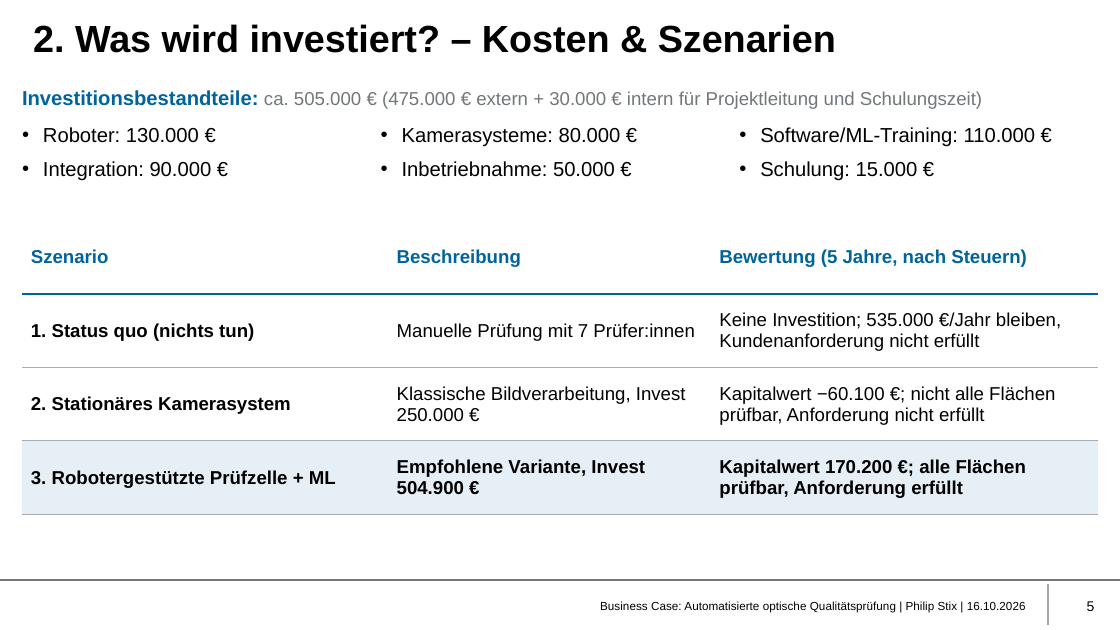
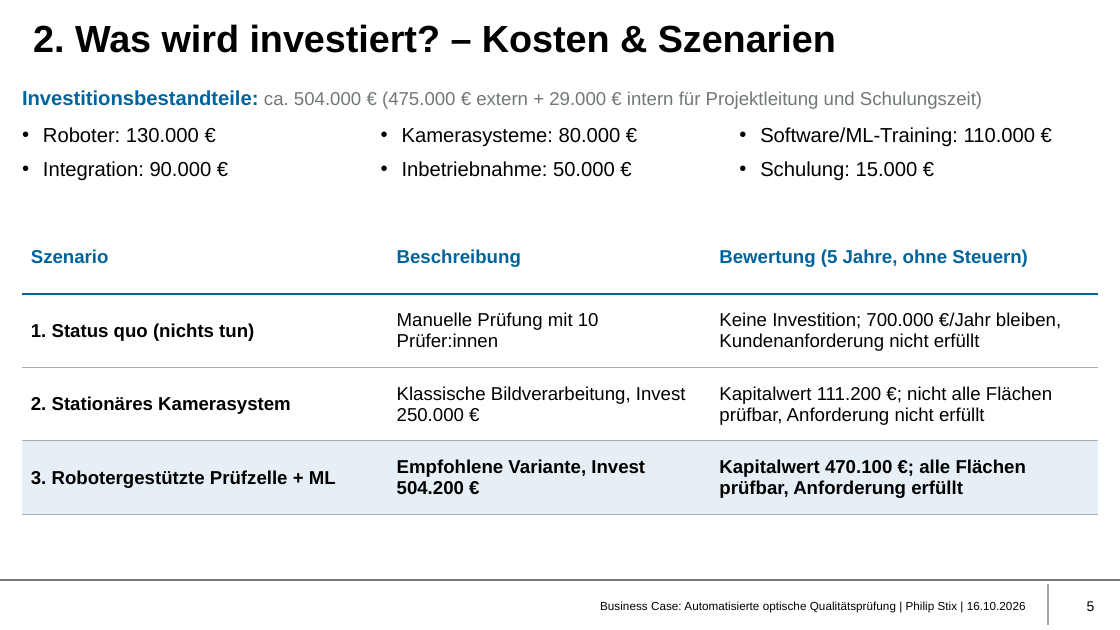
Before and after one commit to philip-stack/MRE3-bGUS, a slide deck: slide 5 of 01 Abgabe/Business Case Qualitätsprüfung - Philip Stix.pptx. Drawn at 1120x630 pixels with LibreOffice and Linux fonts; fonts in the diff are those of the drawing; background and template pictures are left out. Boxes give left, top, right and bottom in pixels: in the first picture for what was removed or moved away, otherwise in the second. Text is boxed around its words. In the diff, an @@ line names an element or a change of style, - is before the commit and + after.

Commit message:
Endpräsentation an Berechnung vom 16.10.2026 angepasst (24/7-Betrieb, ohne Steuern)

```diff
--- a/01 Abgabe/Business Case Qualitätsprüfung - Philip Stix.pptx
+++ b/01 Abgabe/Business Case Qualitätsprüfung - Philip Stix.pptx
@@ text at (22, 90, 982, 109): text changed @@
-Investitionsbestandteile: ca. 505.000 € (475.000 € extern + 30.000 € intern für Projektleitung und Schulungszeit)
+Investitionsbestandteile: ca. 504.000 € (475.000 € extern + 29.000 € intern für Projektleitung und Schulungszeit)
@@ table at (22, 221, 1099, 514) @@
-row 1, column 3: Bewertung (5 Jahre, nach Steuern)
+row 1, column 3: Bewertung (5 Jahre, ohne Steuern)
-row 2, column 2: Manuelle Prüfung mit 7 Prüfer:innen
+row 2, column 2: Manuelle Prüfung mit 10 Prüfer:innen
-row 2, column 3: Keine Investition; 535.000 €/Jahr bleiben, Kundenanforderung nicht erfüllt
+row 2, column 3: Keine Investition; 700.000 €/Jahr bleiben, Kundenanforderung nicht erfüllt
-row 3, column 3: Kapitalwert −60.100 €; nicht alle Flächen prüfbar, Anforderung nicht erfüllt
+row 3, column 3: Kapitalwert 111.200 €; nicht alle Flächen prüfbar, Anforderung nicht erfüllt
-row 4, column 2: Empfohlene Variante, Invest 504.900 €
+row 4, column 2: Empfohlene Variante, Invest 504.200 €
-row 4, column 3: Kapitalwert 170.200 €; alle Flächen prüfbar, Anforderung erfüllt
+row 4, column 3: Kapitalwert 470.100 €; alle Flächen prüfbar, Anforderung erfüllt
```
Also in this commit, not shown: 8 other slides changed, 2 other files.
